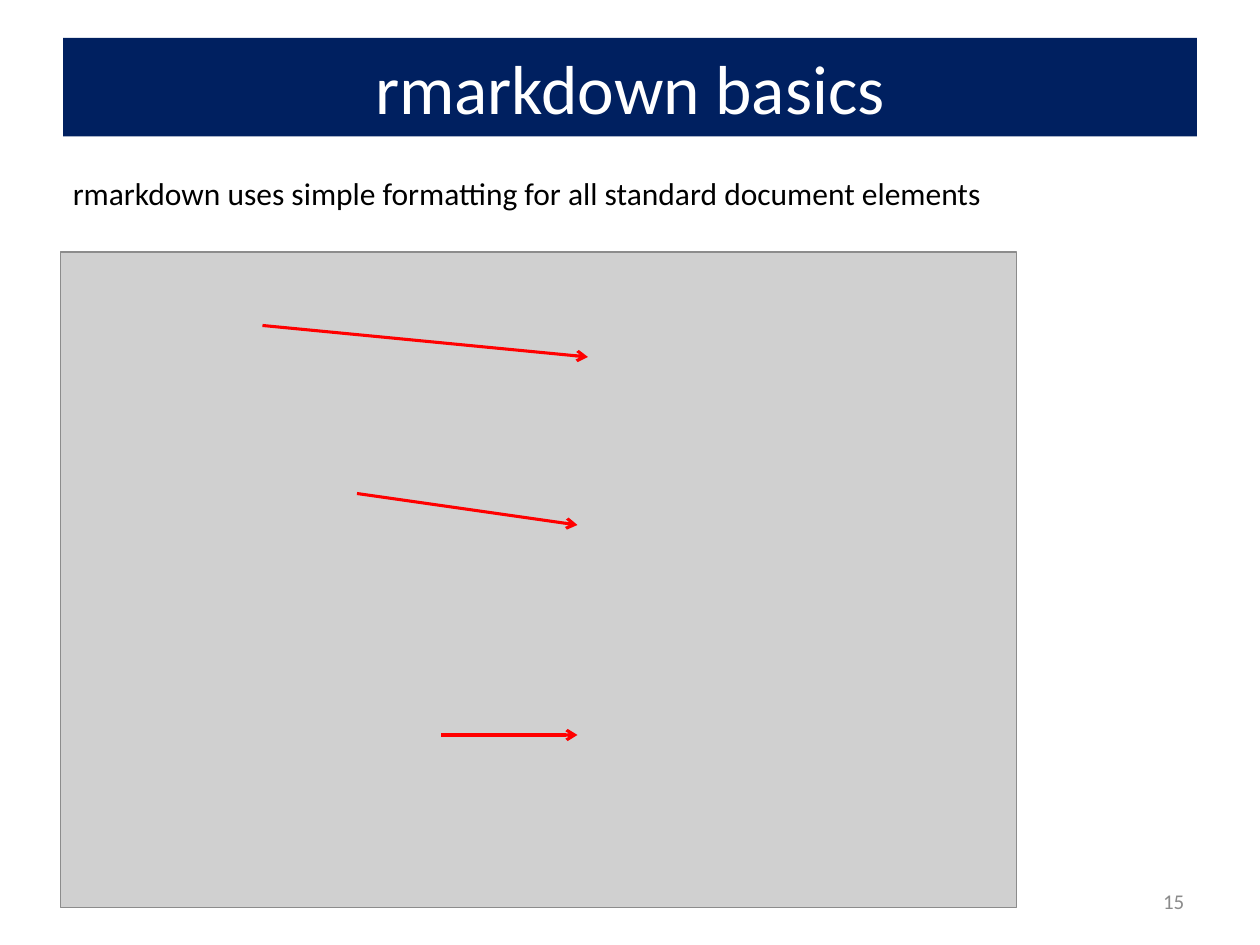
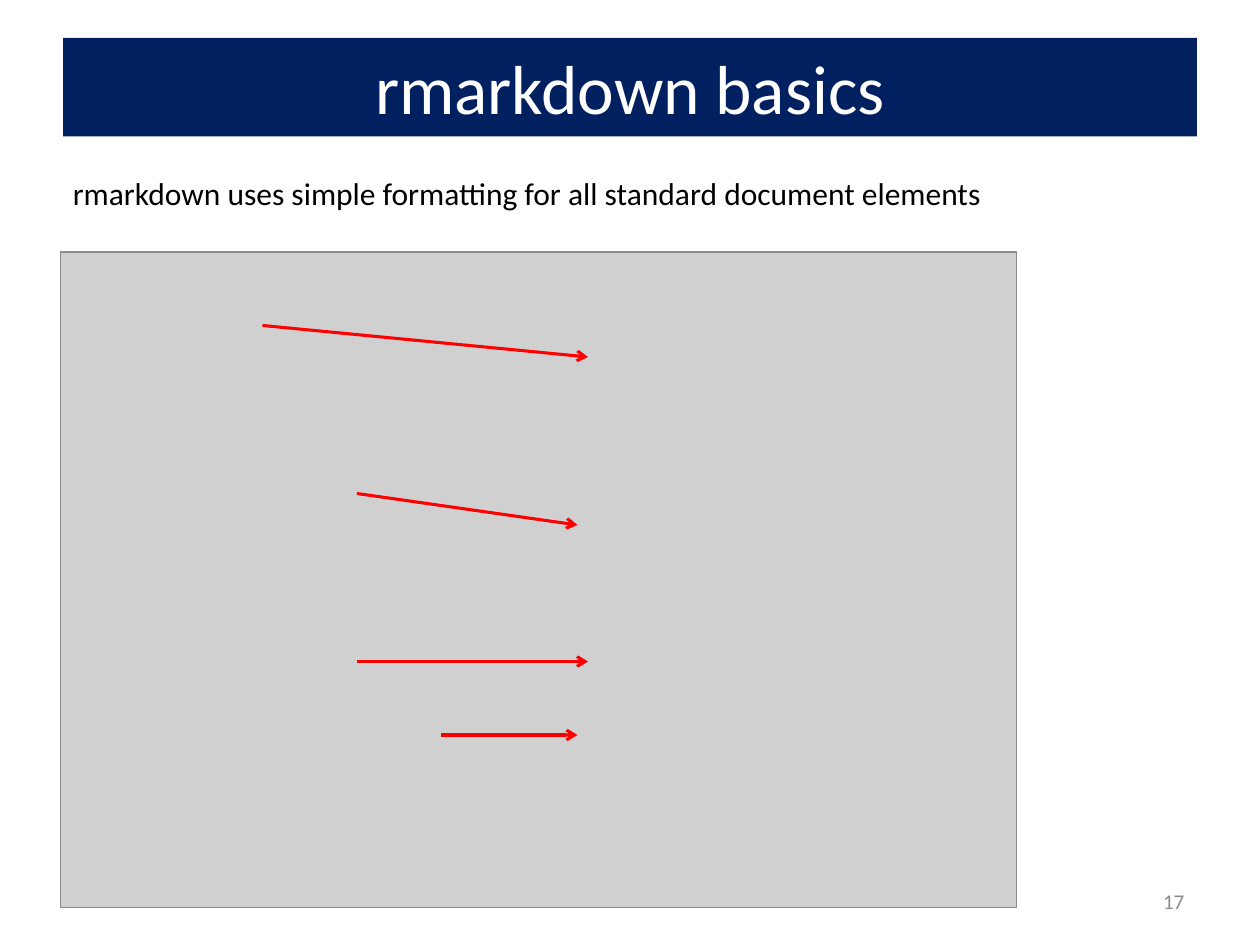
Before and after one commit to friendly/psy6136, a slide deck: slide 17 of docs/lectures/RStudio.pptx (slide 15 before the commit). Drawn at 1260x945 pixels with LibreOffice and Linux fonts; fonts in the diff are those of the drawing; grey boxes stand for pictures. Boxes give left, top, right and bottom in pixels: in the first picture for what was removed or moved away, otherwise in the second. Text is boxed around its words. In the diff, an @@ line names an element or a change of style, - is before the commit and + after.

```diff
--- a/docs/lectures/RStudio.pptx
+++ b/docs/lectures/RStudio.pptx
@@ arrow added from (357, 662) to (588, 662), #FF0000 1.75 pt @@
@@ page number at [1163, 895, 1184, 909]: text changed @@
-15
+17
```
Also in this commit, not shown: 5 other slides changed, 3 slides added, 13 other files.
